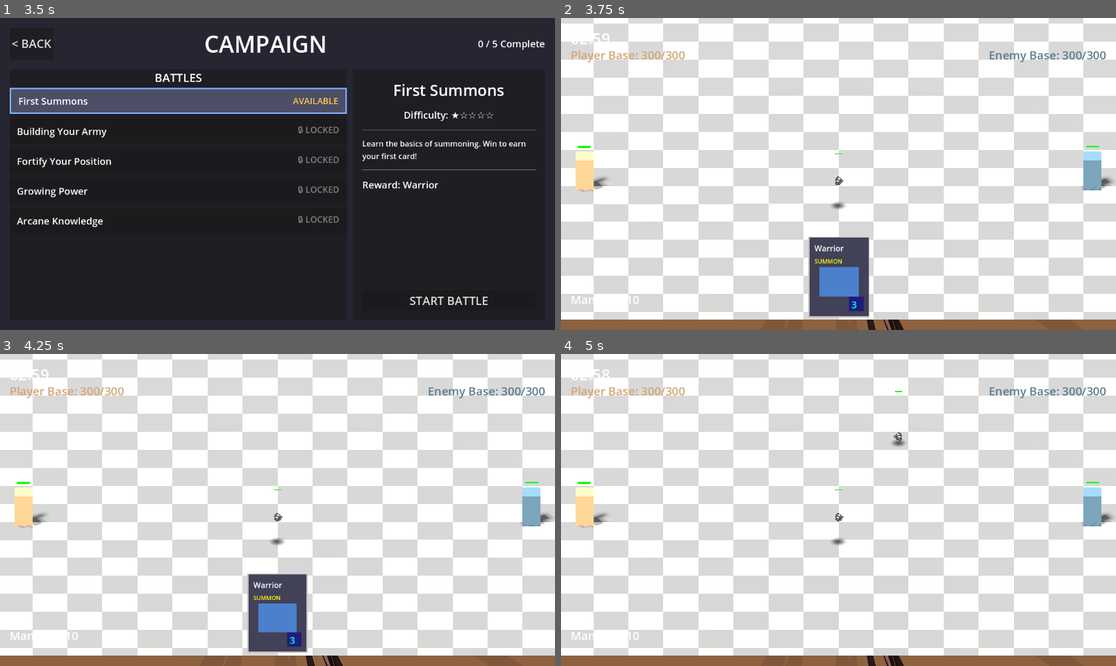
Above: before the commit, frames 1-4 (two rows, left to right).
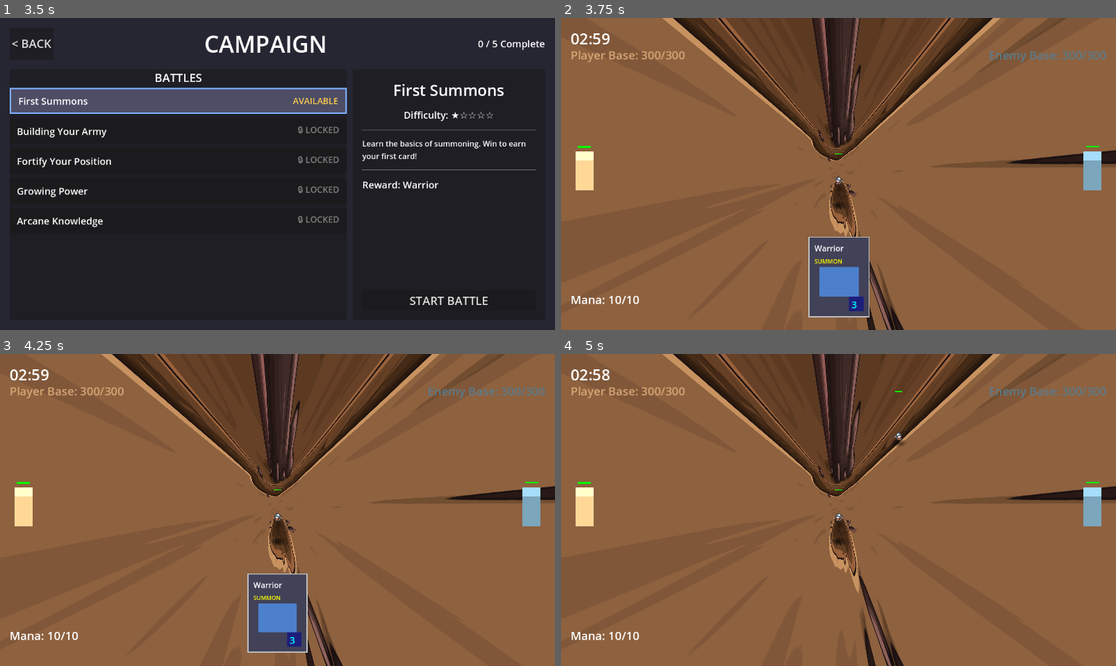
Above: after the commit, the same moments.

Repository: amari-charles/project-summoner
Game: Godot game, scene res://scenes/ui/main_menu.tscn
Two runs of this game, one before a commit and one after it. Both use one fixed random seed, a clock stepped at 60 frames per second and the inputs below.
Inputs (mouse positions are in pixels of both pictures, inside the frame that each line leads up to):
- Up to frame 1 (3.5 s): click "PLAY" at 0.5 s; click "SELECT" at 1.25 s; click "CHOOSE WARRIOR" at 2 s; click (177, 99) at 2.75 s
- Up to frame 2 (3.75 s): click "START BATTLE" at 3.5 s
- Up to frame 3 (4.25 s): no input
- Up to frame 4 (5 s): tap Enter at 4.25 s; drag from (838, 612) to (894, 441) at 4.27 s

Frame 1 is identical in both runs. In frame 2, 93% of the frame differs, in the area x 0-100%, y 0-97%; in frame 3, 93%; in frame 4, 95%.

Commit message:
Remove checkerboard terrain to reveal background
The large ground plane was blocking the panorama background.
Removed terrain mesh so the Elven Land background is visible.

🤖 Generated with [Claude Code](https://claude.com/claude-code)

Co-Authored-By: Claude <noreply@anthropic.com>

Diff:
--- a/scenes/battlefield/base_battlefield_3d.tscn
+++ b/scenes/battlefield/base_battlefield_3d.tscn
@@ -59,11 +59,6 @@
 
 [node name="GroundLayer" type="Node3D" parent="."]
 
-[node name="Terrain" type="MeshInstance3D" parent="GroundLayer"]
-transform = Transform3D(1, 0, 0, 0, 1, 0, 0, 0, 1, 0, 0, 0)
-mesh = SubResource("PlaneMesh_terrain")
-surface_material_override/0 = SubResource("ShaderMaterial_terrain")
-
 [node name="GameplayLayer" type="Node3D" parent="."]
 
 [node name="EffectsLayer" type="Node3D" parent="."]
